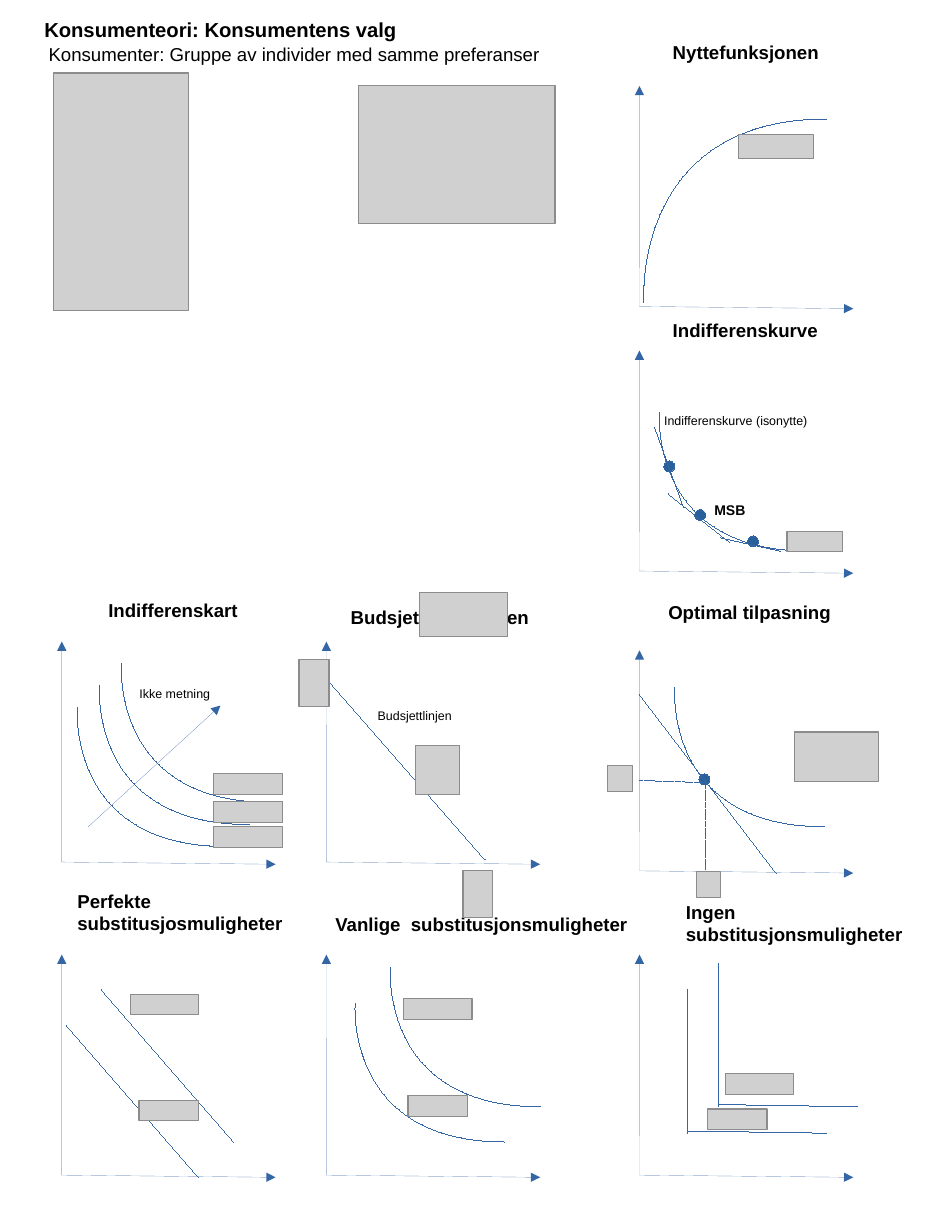
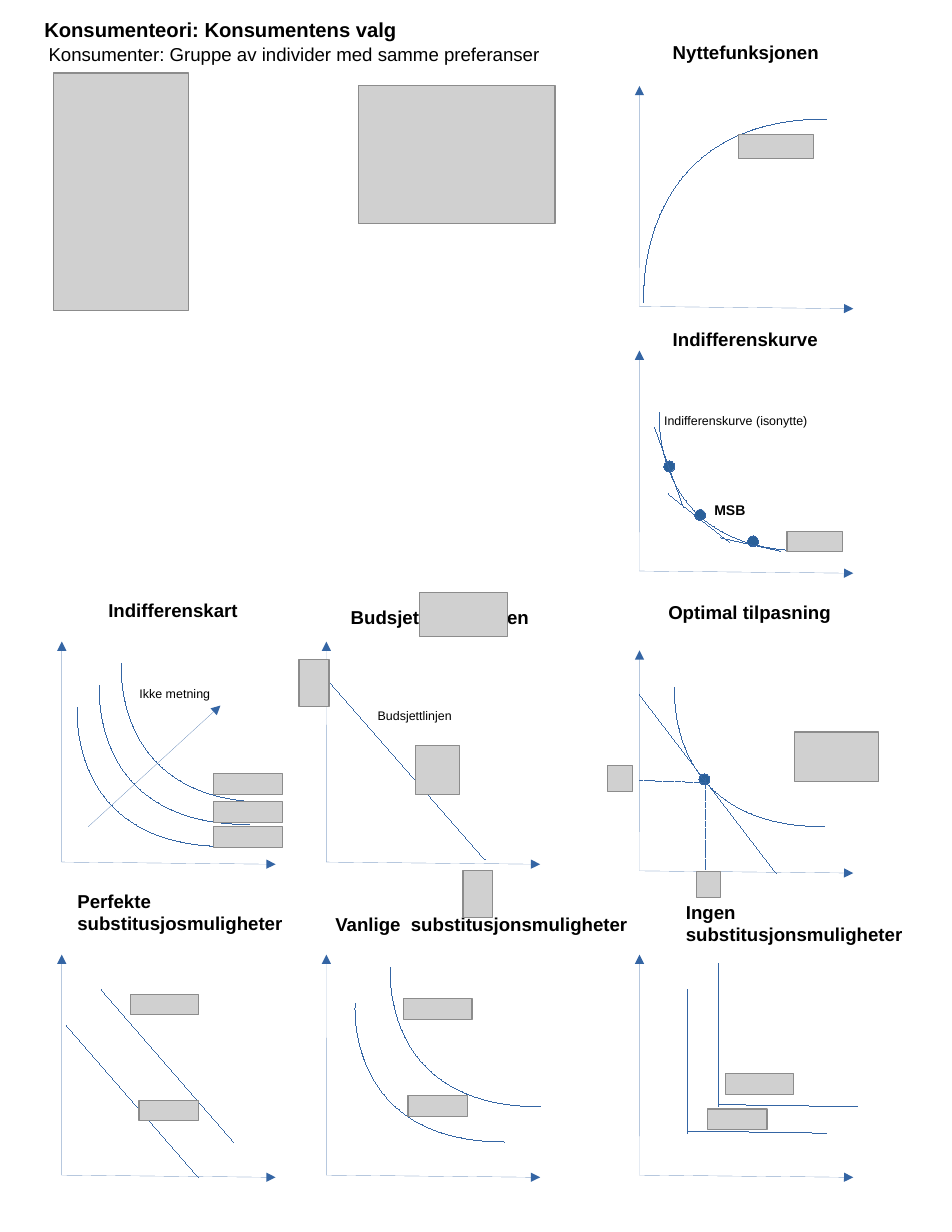
Before and after one commit to joernih/SFB10816Mikrooekonomi, a slide deck: slide 9 of forelesninger/drawio/alle_halden4.odp. Drawn at 952x1232 pixels with LibreOffice and Linux fonts; fonts in the diff are those of the drawing; grey boxes stand for pictures; background and template pictures are left out. Boxes give left, top, right and bottom in pixels: in the first picture for what was removed or moved away, otherwise in the second. Text is boxed around its words. In the diff, an @@ line names an element or a change of style, - is before the commit and + after.

```diff
--- a/forelesninger/drawio/alle_halden4.odp
+++ b/forelesninger/drawio/alle_halden4.odp
@@ text "Indifferenskurve": place and size @@
-text "Indifferenskurve" at [673,323,818,338]
+text "Indifferenskurve" at [673,332,818,347]
```
Also in this commit, not shown: 36 other files.
